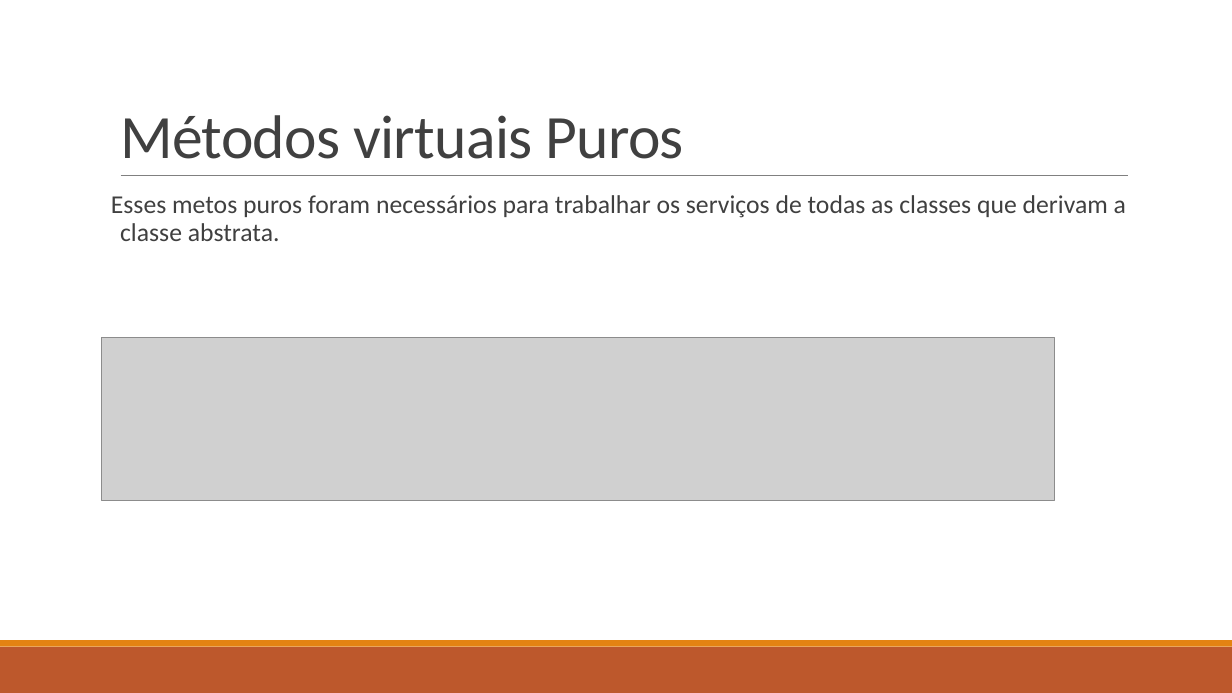
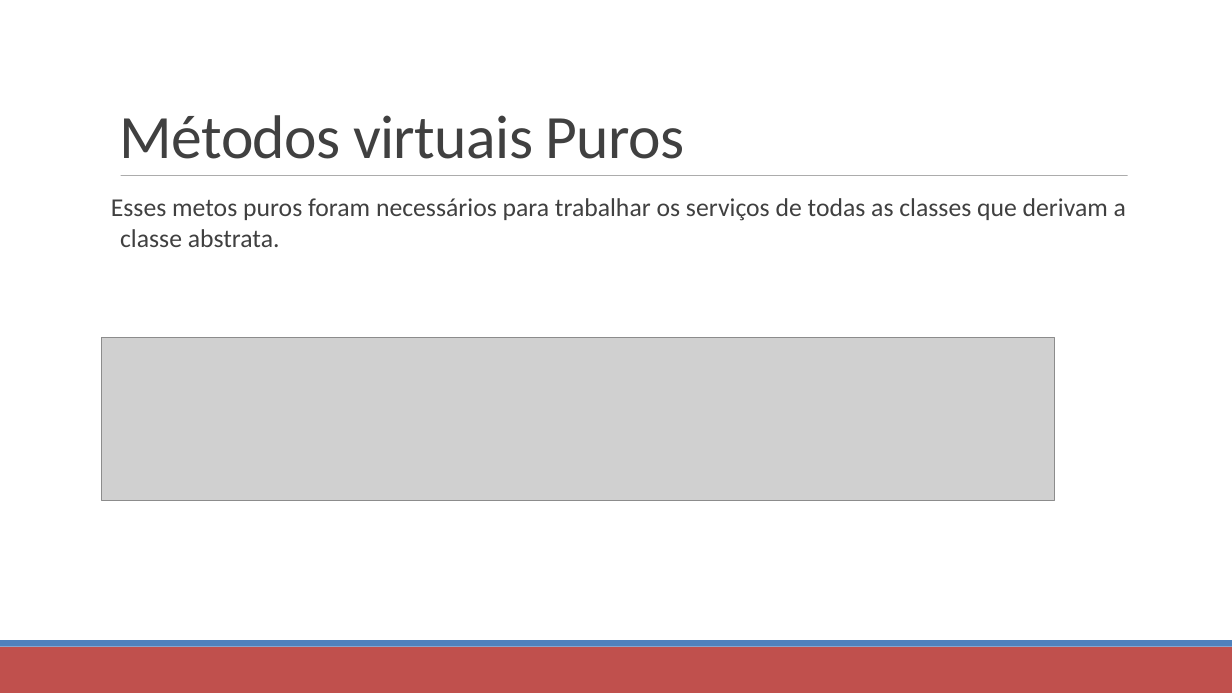
Before and after one commit to R-ronivaldo/LeitorDigital-Polimorfismo-, a slide deck: slide 5 of Requisitos Polimorfismo (1).pptx. Drawn at 1232x693 pixels with LibreOffice and Linux fonts; fonts in the diff are those of the drawing; grey boxes stand for pictures. Boxes give left, top, right and bottom in pixels: in the first picture for what was removed or moved away, otherwise in the second. Text is boxed around its words. In the diff, an @@ line names an element or a change of style, - is before the commit and + after.

```diff
--- a/Requisitos Polimorfismo (1).pptx
+++ b/Requisitos Polimorfismo (1).pptx
@@ text "Métodos virtuais Puros" at box(120, 115, 685, 159): line spacing 0.85 to 1 @@
@@ line (121, 176) - (1128, 176): stroke #808080 0.5 pt to #808080 0.51 pt @@
@@ text "Esses metos puros foram necessários ..." at box(111, 198, 1126, 247): line spacing 0.9 to 1 @@
@@ rectangle at box(0, 647, 1232, 693): fill #BD582C to #C0504D @@
@@ rectangle at box(0, 640, 1232, 647): fill #E48312 to #4F81BD @@
```
Also in this commit, not shown: 15 other slides changed.
